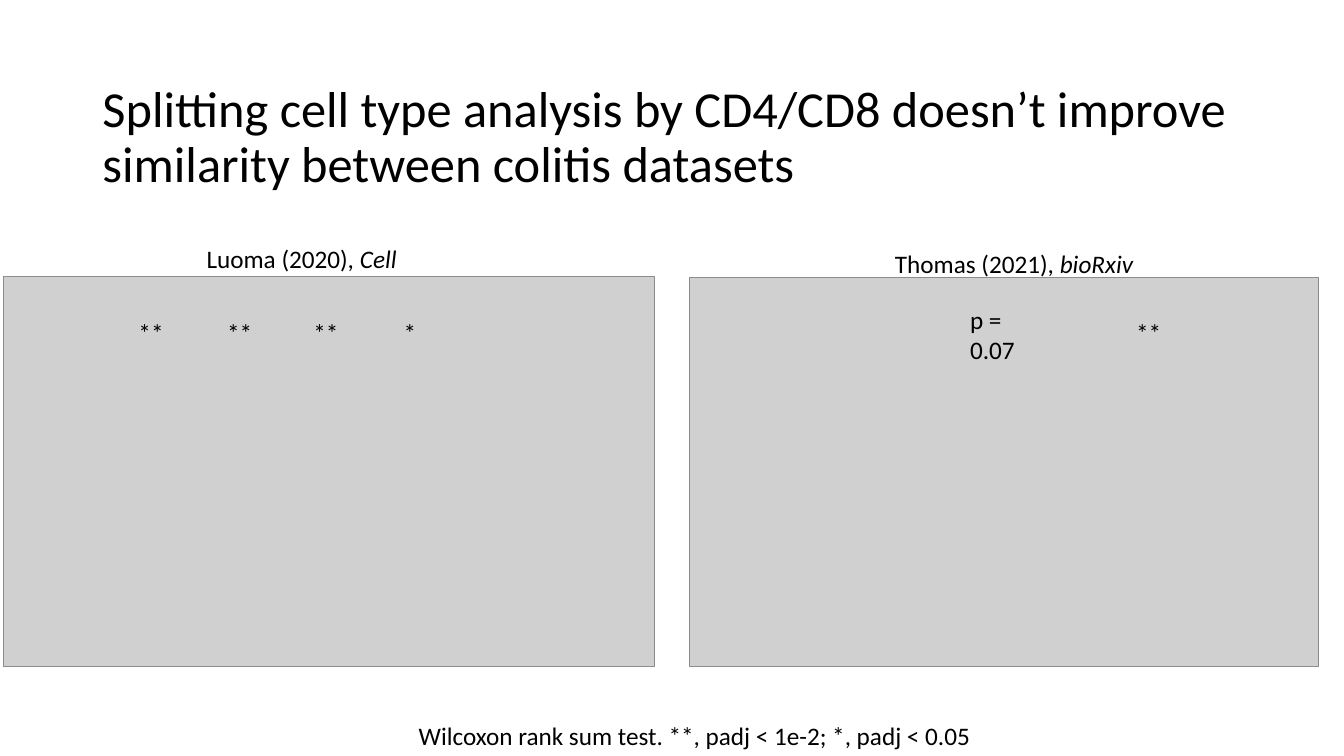
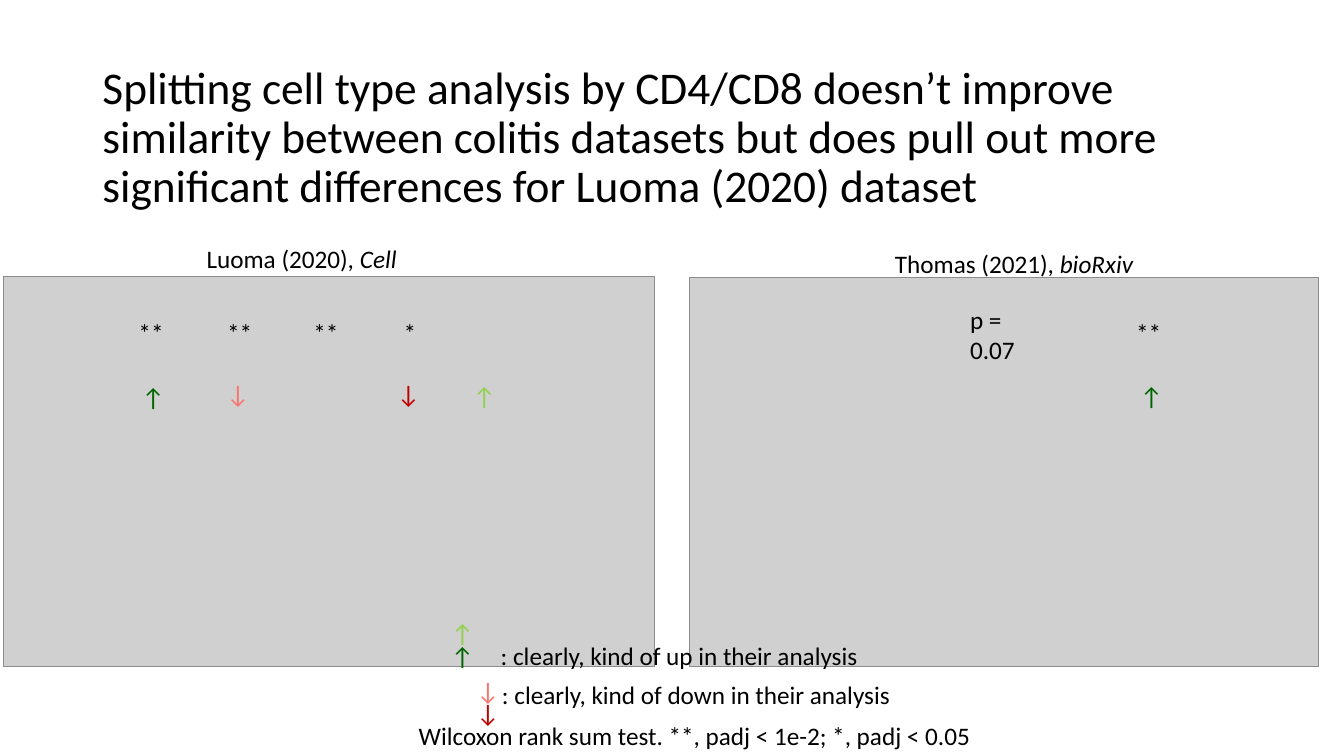
Before and after one commit to tybottorff/bottorffdocs, a slide deck: slide 4 of presentations/weekly_meetings/2_29_24.pptx. Drawn at 1344x756 pixels with LibreOffice and Linux fonts; fonts in the diff are those of the drawing; grey boxes stand for pictures. Boxes give left, top, right and bottom in pixels: in the first picture for what was removed or moved away, otherwise in the second. Text is boxed around its words. In the diff, an @@ line names an element or a change of style, - is before the commit and + after.

```diff
--- a/presentations/weekly_meetings/2_29_24.pptx
+++ b/presentations/weekly_meetings/2_29_24.pptx
@@ title at (102,72,1156,210): text changed; size 36 to 32.4 pt @@
-Splitting cell type analysis by CD4/CD8 doesn’t improve similarity between colitis datasets
+Splitting cell type analysis by CD4/CD8 doesn’t improve similarity between colitis datasets but does pull out more significant differences for Luoma (2020) dataset
@@ text added at (131,354,171,420), 18 pt, text #006400 @@
+→
@@ text added at (462,353,502,419), 18 pt, text #92D050 @@
+→
@@ text added at (1130,353,1171,419), 18 pt, text #006400 @@
+→
@@ text added at (220,375,260,442), 18 pt, text #F8766D @@
+→
@@ text added at (391,375,432,442), 18 pt, text #C00000 @@
+→
@@ text added at (440,613,542,679), 18 pt, text #006400 @@
+→→
@@ text added at (513,645,857,672), 18 pt, text #000000 @@
+: clearly, kind of up in their analysis
@@ text added at (409,672,511,739), 18 pt, text #F8766D @@
+→→
@@ text added at (514,686,890,708), 18 pt, text #000000 @@
+: clearly, kind of down in their analysis
```
Also in this commit, not shown: 6 other slides changed, 2 slides added, 1 slide removed.
